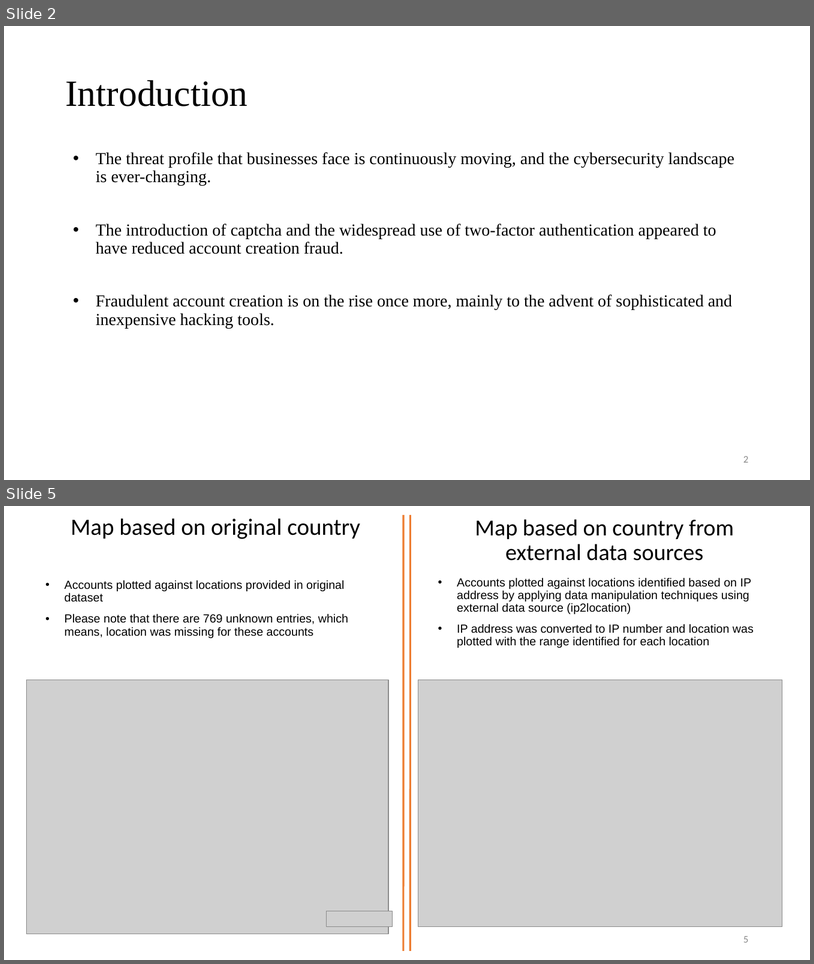
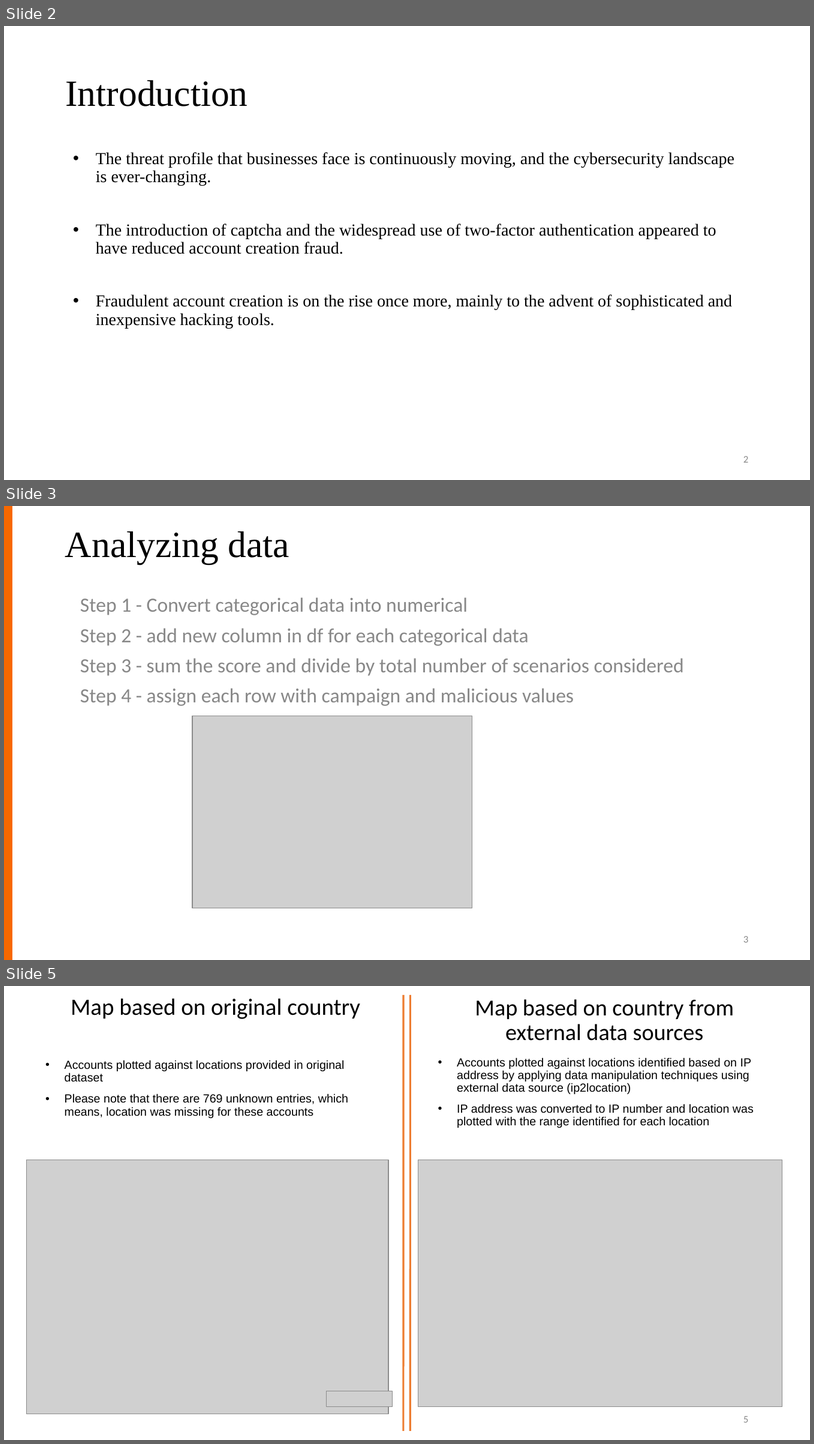
Before and after one commit to karimkhamwani/python-data-analysis, a slide deck: Capstone_600.pptx. Shown one above the other, each under a label of ours: slides 2 and 5 before the commit, slides 2, 3 and 5 after it; the slides between them are not shown. The pictures are 814x964 and 814x1444 pixels, drawn with LibreOffice and Linux fonts; fonts in the diff are those of the drawing; grey boxes stand for pictures; background and template pictures are left out. Boxes give left, top, right and bottom in pixels: in the first picture for what was removed or moved away, otherwise in the second. Text is boxed around its words. In the diff, an @@ line names an element or a change of style, - is before the commit and + after.

```diff
--- a/Capstone_600.pptx
+++ b/Capstone_600.pptx
@@ slide 3 added at (4,506,810,960), background #FFFFFF @@
@@ rectangle added at (4,506,12,960), fill #F86800 @@
@@ title added at (65,531,290,564), 44 pt, text #000000 @@
+Analyzing data
@@ text added at (80,597,684,706), 24 pt, text #888888 @@
+Step 1 - Convert categorical data into numerical
+Step 2 - add new column in df for each categorical data
+Step 3 - sum the score and divide by total number of scenarios considered
+Step 4 - assign each row with campaign and malicious values
@@ picture added at (192,715,471,907) @@
@@ page number added at (744,936,749,942), 12 pt, text #888888 @@
+3
```
Also in this commit, not shown: 1 other slide added, 2 slides removed.
